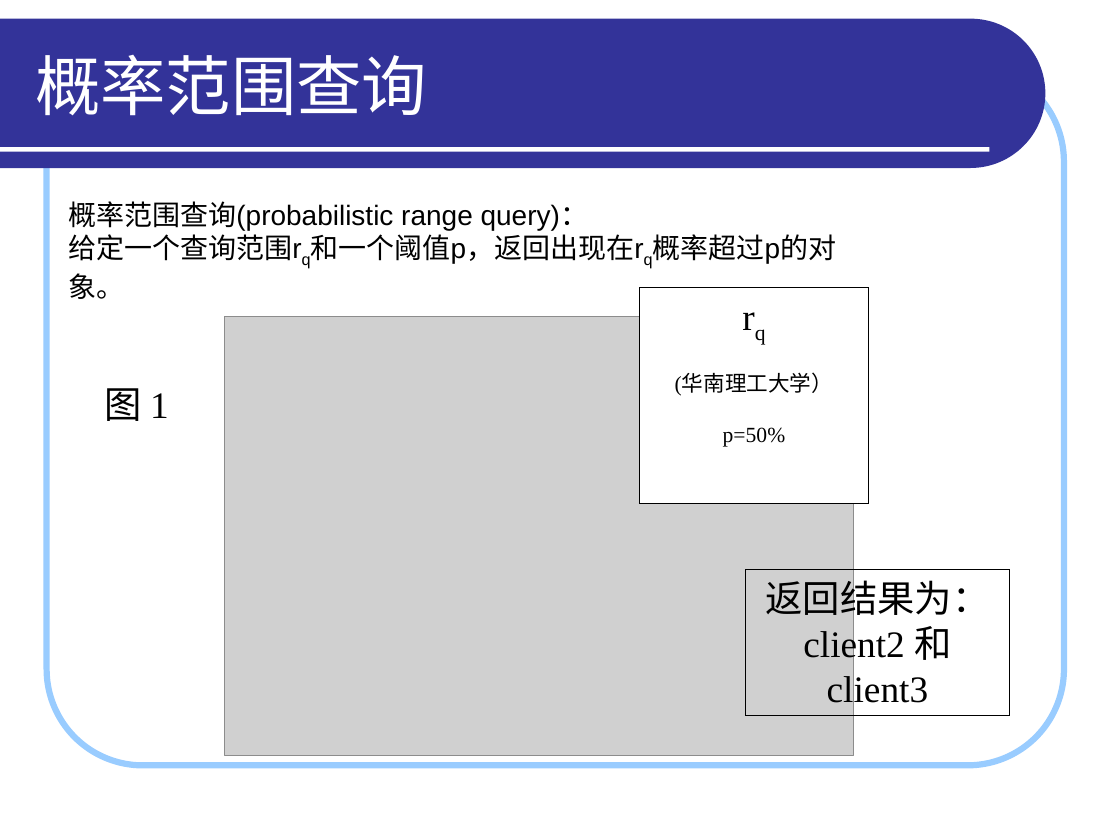
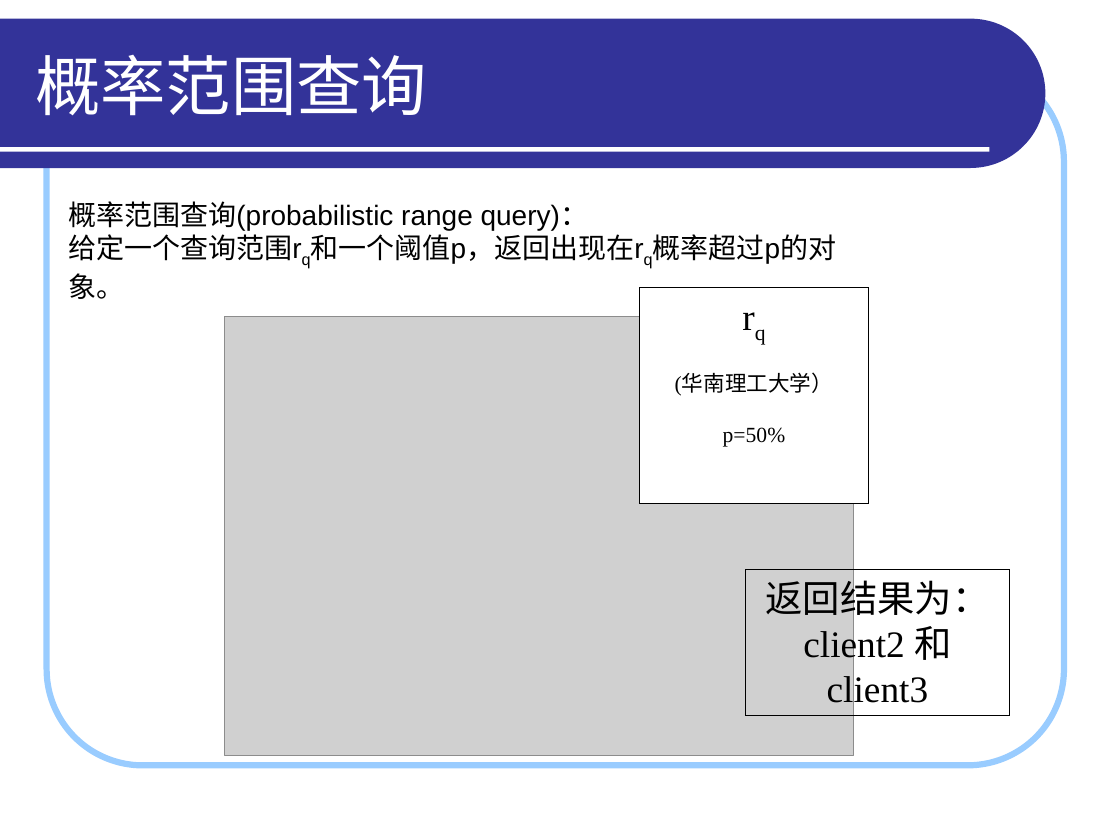
Before and after one commit to HiltonWei/wpstest, a slide deck: slide 13 of branches/区钺坚/读书报告/答辩演示_区钺坚.ppt (slide 8 before the commit). Drawn at 1120x840 pixels with LibreOffice and Linux fonts; fonts in the diff are those of the drawing; grey boxes stand for pictures. Boxes give left, top, right and bottom in pixels: in the first picture for what was removed or moved away, otherwise in the second. Text is boxed around its words. In the diff, an @@ line names an element or a change of style, - is before the commit and + after.

```diff
--- a/branches/区钺坚/读书报告/答辩演示_区钺坚.ppt
+++ b/branches/区钺坚/读书报告/答辩演示_区钺坚.ppt
@@ text removed at box(105, 388, 169, 421) @@
-图 1
```
Also in this commit, not shown: 7 other slides changed, 5 slides added, 1 other file.
